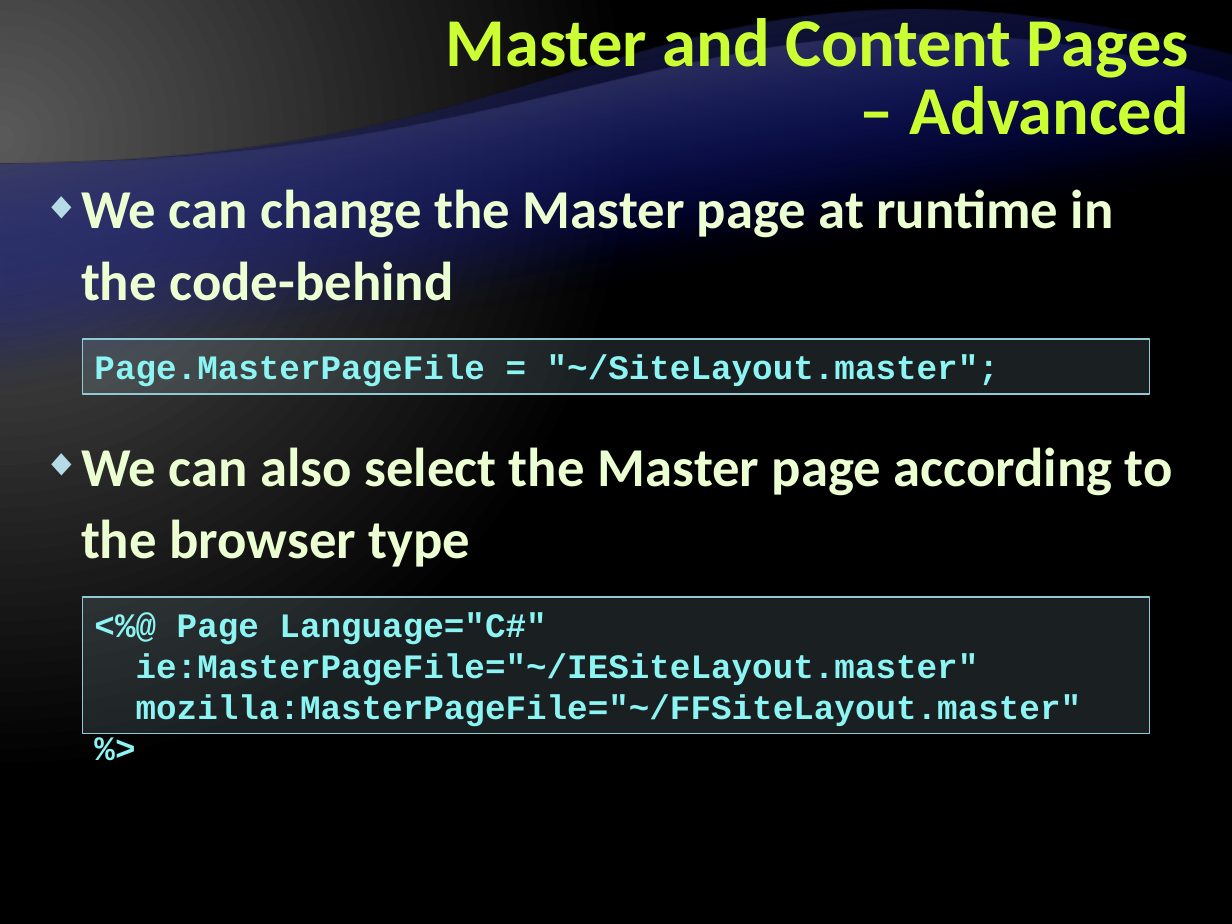
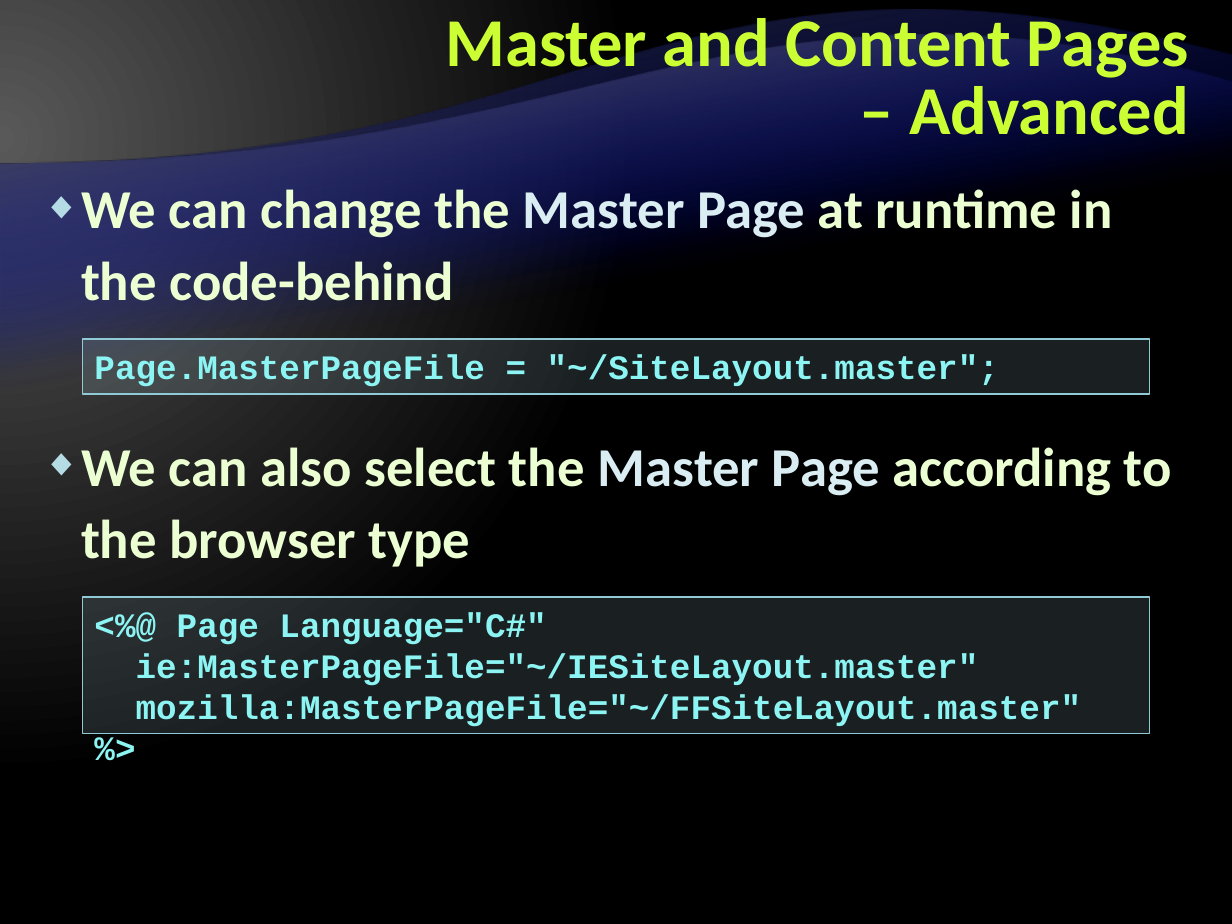
Before and after one commit to Graveheart/aspnetcourse, a slide deck: slide 11 of 2010/lectures/11. User-Controls-and-Master-Pages.pptx. Drawn at 1232x924 pixels with LibreOffice and Linux fonts; fonts in the diff are those of the drawing; background and template pictures are left out. Boxes give left, top, right and bottom in pixels: in the first picture for what was removed or moved away, otherwise in the second. Text is boxed around its words. In the diff, an @@ line names an element or a change of style, - is before the commit and + after.

```diff
--- a/2010/lectures/11. User-Controls-and-Master-Pages.pptx
+++ b/2010/lectures/11. User-Controls-and-Master-Pages.pptx
@@ text at (81, 189, 1172, 567): text changed @@
-◆ We can change the Master page at runtime in the code-behind
-◆ We can also select the Master page according to the browser type
+◆ We can change the Master Page at runtime in the code-behind
+◆ We can also select the Master Page according to the browser type
```
Also in this commit, not shown: 7 other slides changed, 1 other file.
